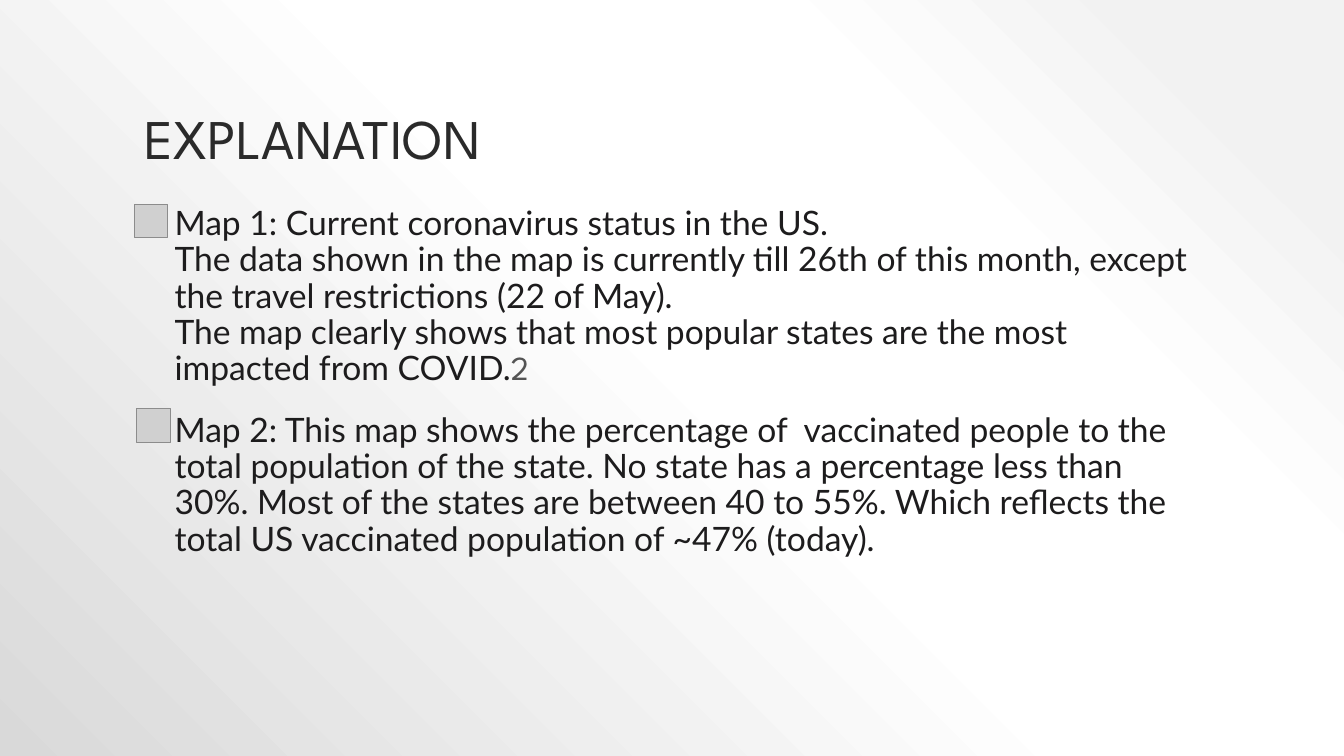
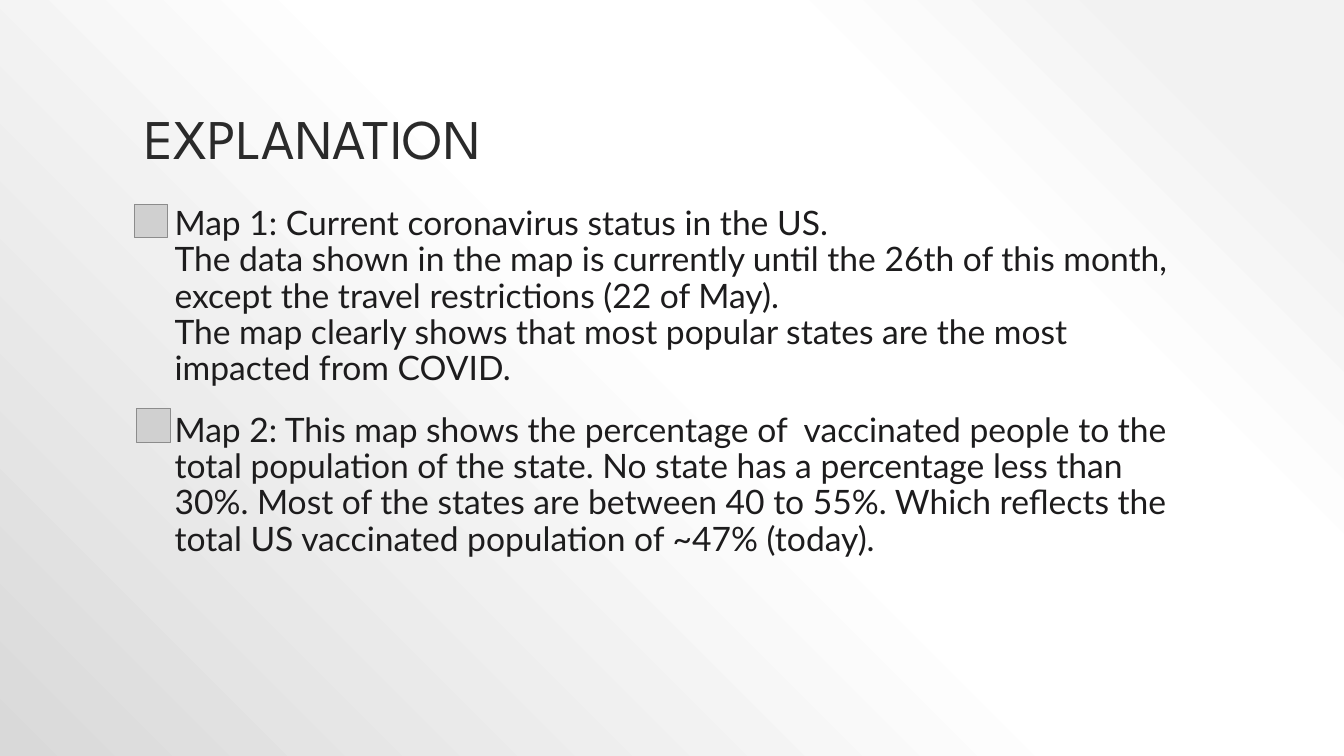
Before and after one commit to Jordanmyer92/COVID-Part-3, a slide deck: slide 8 of PROJECT_3_PRESENTATION (2).pptx. Drawn at 1344x756 pixels with LibreOffice and Linux fonts; fonts in the diff are those of the drawing; grey boxes stand for pictures. Boxes give left, top, right and bottom in pixels: in the first picture for what was removed or moved away, otherwise in the second. Text is boxed around its words. In the diff, an @@ line names an element or a change of style, - is before the commit and + after.

```diff
--- a/PROJECT_3_PRESENTATION (2).pptx
+++ b/PROJECT_3_PRESENTATION (2).pptx
@@ text at box(175, 210, 1167, 386): text changed @@
-• Map 1: Current coronavirus status in the US.
-  The data shown in the map is currently till 26th of this month, except the travel restrictions (22 of May).
-  The map clearly shows that most popular states are the most impacted from COVID.2
+• Map 1: Current coronavirus status in the US.
+  The data shown in the map is currently until the 26th of this month, except the travel restrictions (22 of May).
+  The map clearly shows that most popular states are the most impacted from COVID.
```
Also in this commit, not shown: 5 other slides changed, 1 other file.
